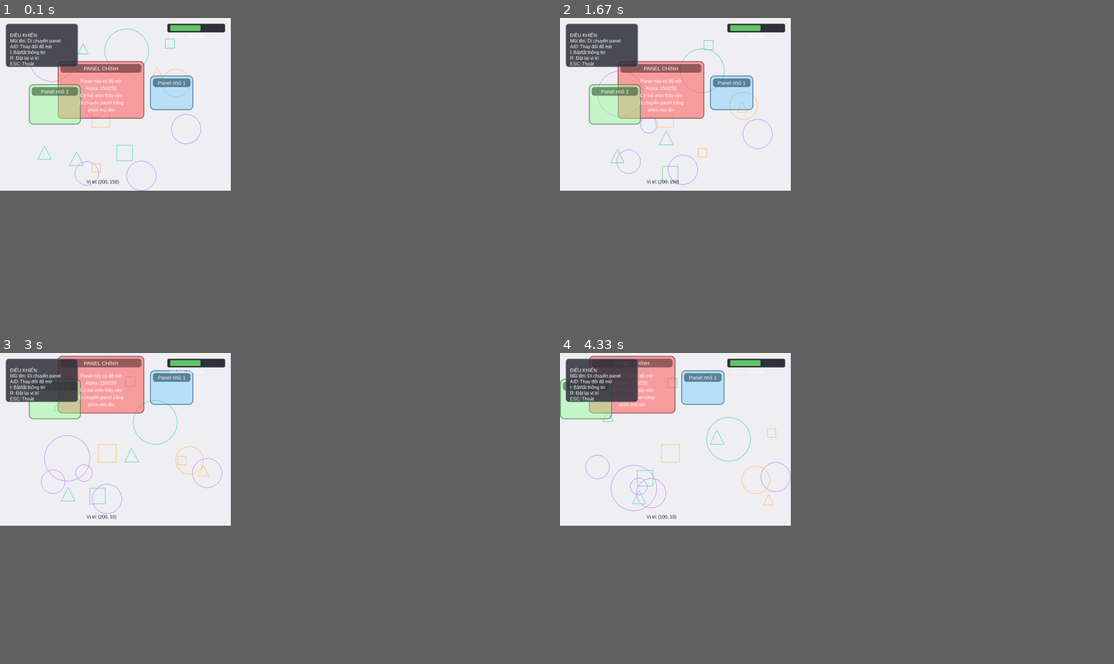
Above: before the commit, frames 1-4 (two rows, left to right).
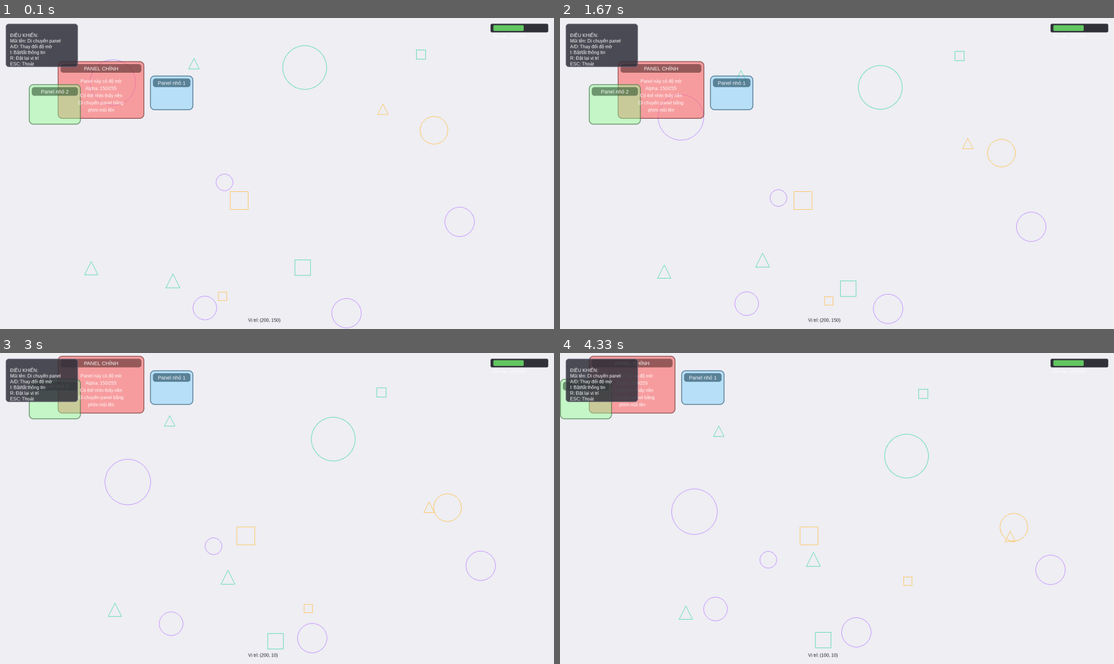
Above: after the commit, the same moments.

Repository: xeko1978/lich-am-duong-pi
Game: pygame game, started from Test Py-game.py
The game is run twice, just before and just after one commit, with the same random seed, the same clock (stepped at 60 frames per second) and the same inputs.
Inputs:
- Up to frame 1 (0.1 s): no input
- Up to frame 2 (1.67 s): tap one key every 0.33 s from 0.33 s: D Space Enter A
- Up to frame 3 (3 s): tap Enter at 1.67 s; hold Up 2.5-2.97 s
- Up to frame 4 (4.33 s): hold Right 3-3.47 s; hold Left 3.5-4.03 s; hold Left from 4.07 s (still down)
In our replay, the window is 375x281 before the commit and 900x506 after it. These sizes can differ from the game's own. Grey fills any space a smaller window leaves; there, only what the larger window draws over its background counts as a difference.

The runs differ from the first frame. In frame 1, 1.6% of the frame differs, in the area x 5-99%, y 1-100%; in frame 2, 1.6%; in frame 3, 1.8%; in frame 4, 1.8%, in the area x 4-99%, y 1-99%.

Commit message:
Upload 05 sửa pygame

Diff:
--- a/Test Py-game.py
+++ b/Test Py-game.py
@@ -8,7 +8,7 @@
         pygame.init()
 
         # Thiết lập cửa sổ
-        self.WIDTH, self.HEIGHT = 800, 600
+        self.WIDTH, self.HEIGHT = 1920, 1080
         self.screen = pygame.display.set_mode((self.WIDTH, self.HEIGHT))
         pygame.display.set_caption("Panel Trong Suốt - Di chuyển bằng phím mũi tên")
 
Not shown, changed: read.docx
